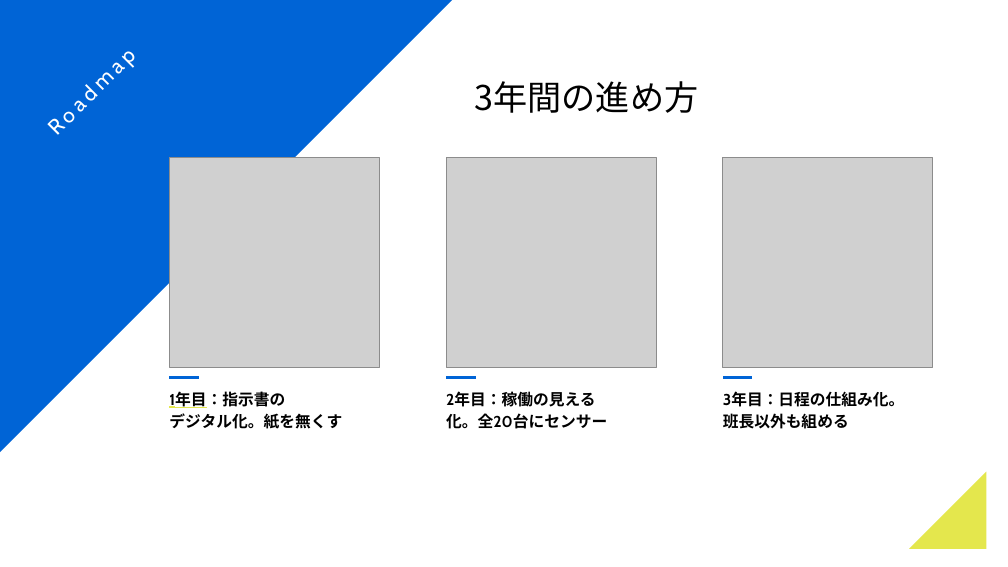
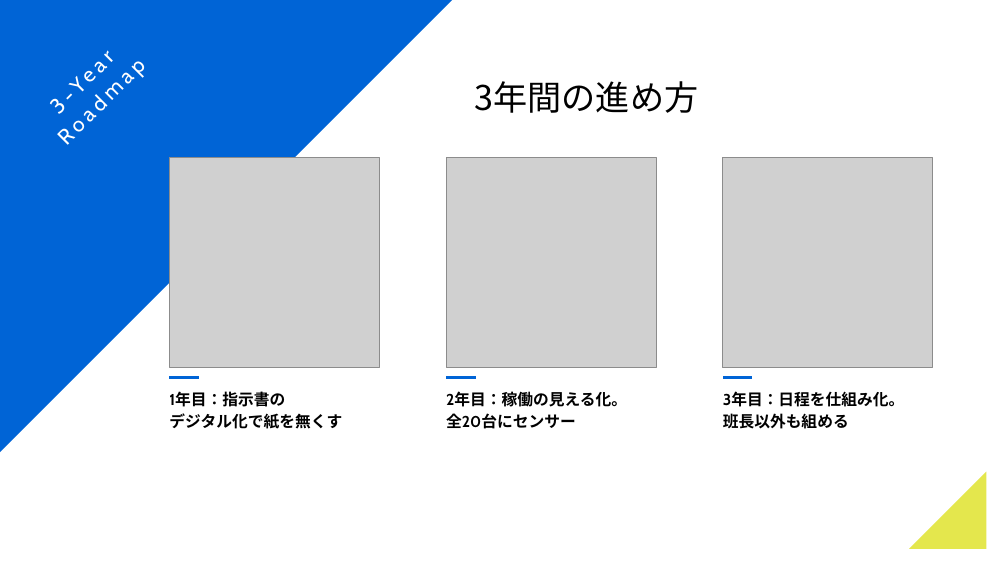
Before and after one commit to IKEMENLTD/slide-template-engine, a slide deck: slide 14 of out/phase5/final-20-pages/deck.pptx. Drawn at 1008x567 pixels with LibreOffice and Linux fonts; fonts in the diff are those of the drawing; grey boxes stand for pictures. Boxes give left, top, right and bottom in pixels: in the first picture for what was removed or moved away, otherwise in the second. Text is boxed around its words. In the diff, an @@ line names an element or a change of style, - is before the commit and + after.

```diff
--- a/out/phase5/final-20-pages/deck.pptx
+++ b/out/phase5/final-20-pages/deck.pptx
@@ text at [38, 107, 64, 114]: paragraph added @@
+3-Year
@@ text at [169, 413, 342, 429]: text changed @@
-デジタル化。紙を無くす
+デジタル化で紙を無くす
@@ text at [169, 391, 285, 407]: underline off in "1年目：指示書の" @@
@@ text at [446, 391, 627, 429]: spaces changed @@
-2年目：稼働の見える
-化。全20台にセンサー
+2年目：稼働の見える化。
+全20台にセンサー
@@ text at [723, 391, 905, 407]: text changed @@
-3年目：日程の仕組み化。
+3年目：日程を仕組み化。
```
Also in this commit, not shown: 11 other slides changed, 3 slides added, 3 slides removed, 31 other files.
